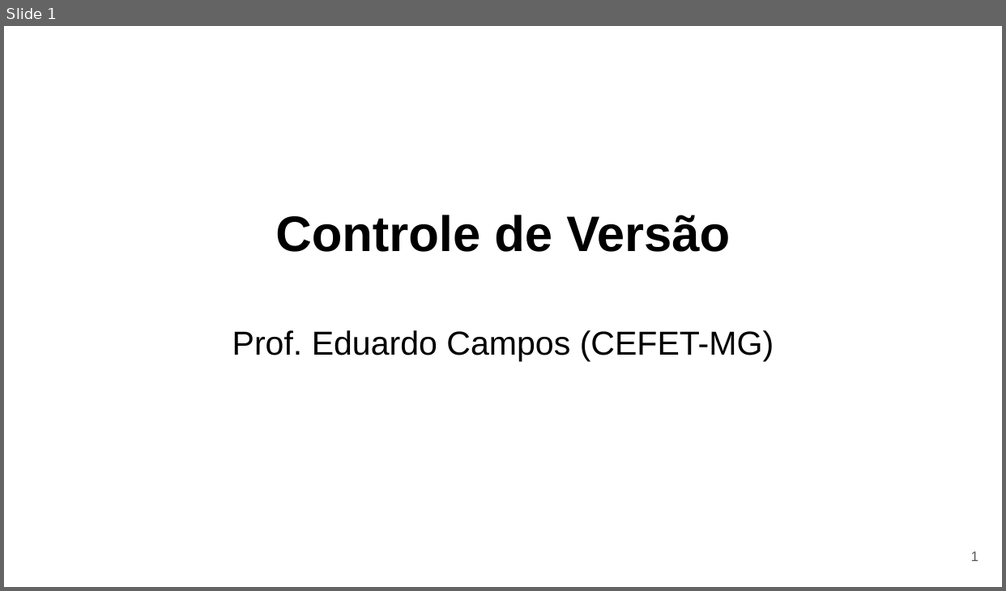
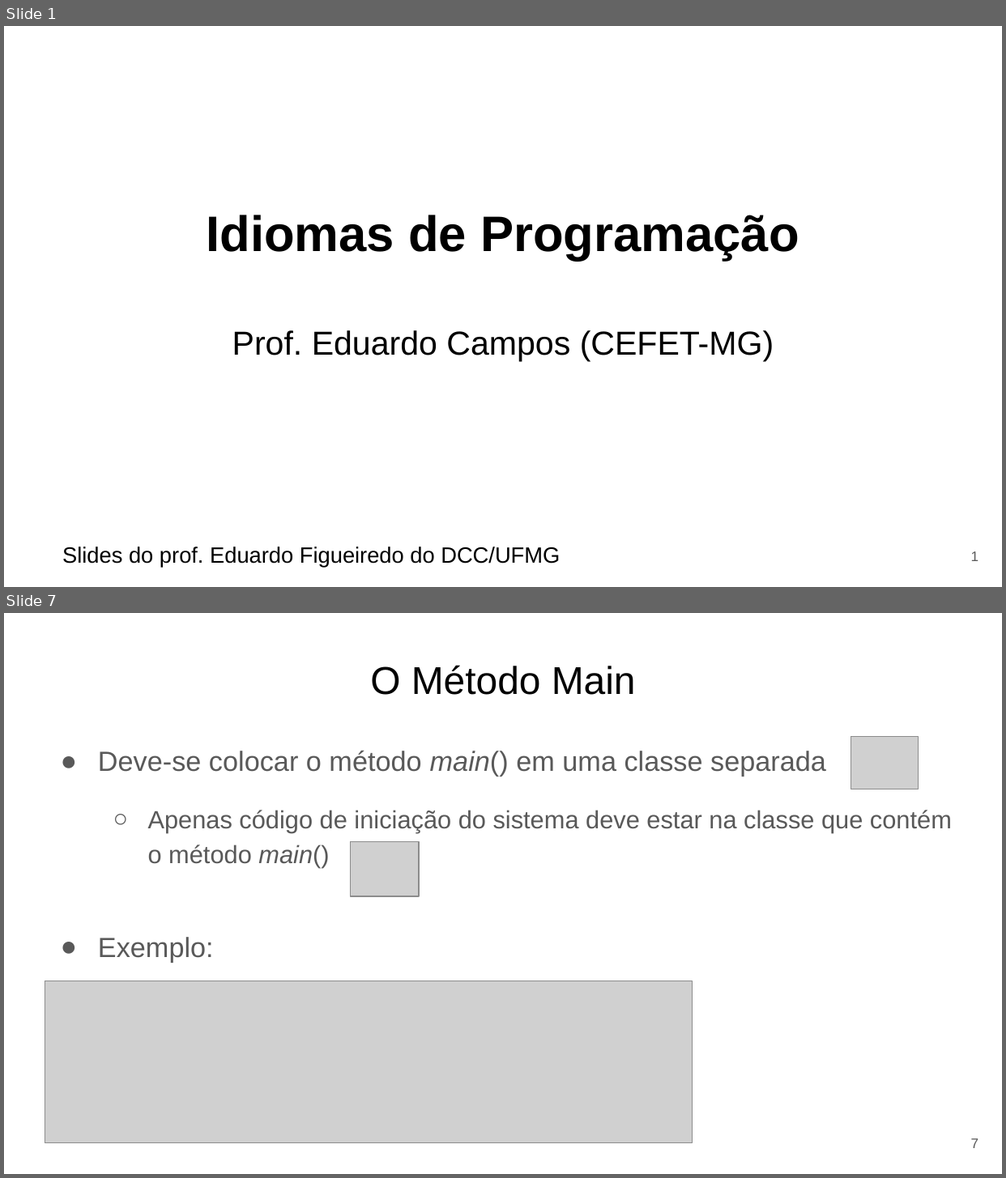
Before and after one commit to eduardocunha11/firstblog, a slide deck: aulas/gsi526/aula13-idiomas-programacao.pptx. Shown one above the other, each under a label of ours: slide 1 before the commit, slides 1 and 7 after it; the slides between them are not shown. The pictures are 1006x591 and 1006x1178 pixels, drawn with LibreOffice and Linux fonts; fonts in the diff are those of the drawing; grey boxes stand for pictures. Boxes give left, top, right and bottom in pixels: in the first picture for what was removed or moved away, otherwise in the second. Text is boxed around its words. In the diff, an @@ line names an element or a change of style, - is before the commit and + after.

Commit message:
add aula sobre idiomas de programacao

```diff
--- a/aulas/gsi526/aula13-idiomas-programacao.pptx
+++ b/aulas/gsi526/aula13-idiomas-programacao.pptx
@@ slide 7 added at [4, 613, 1002, 1174], background #FFFFFF @@
@@ title added at [370, 665, 636, 695], 28 pt, text #000000 @@
+O Método Main
@@ text added at [98, 751, 952, 962], 18 pt, text #595959 @@
+● Deve-se colocar o método main() em uma classe separada
+  ○ Apenas código de iniciação do sistema deve estar na classe que contém o método main()
+● Exemplo:
@@ picture added at [851, 737, 918, 790] @@
@@ picture added at [351, 842, 420, 897] @@
@@ picture added at [45, 982, 692, 1144] @@
@@ page number added at [971, 1139, 979, 1148], 10 pt, text #595959 @@
+7
@@ slide 1 changed as well @@
@@ title at [206, 215, 799, 261]: text changed @@
-Controle de Versão
+Idiomas de Programação
@@ text added at [62, 547, 560, 567], 16 pt, text #000000 @@
+Slides do prof. Eduardo Figueiredo do DCC/UFMG
```
Also in this commit, not shown: 1 other slide changed, 18 other slides added, 23 slides removed, 4 other files.
